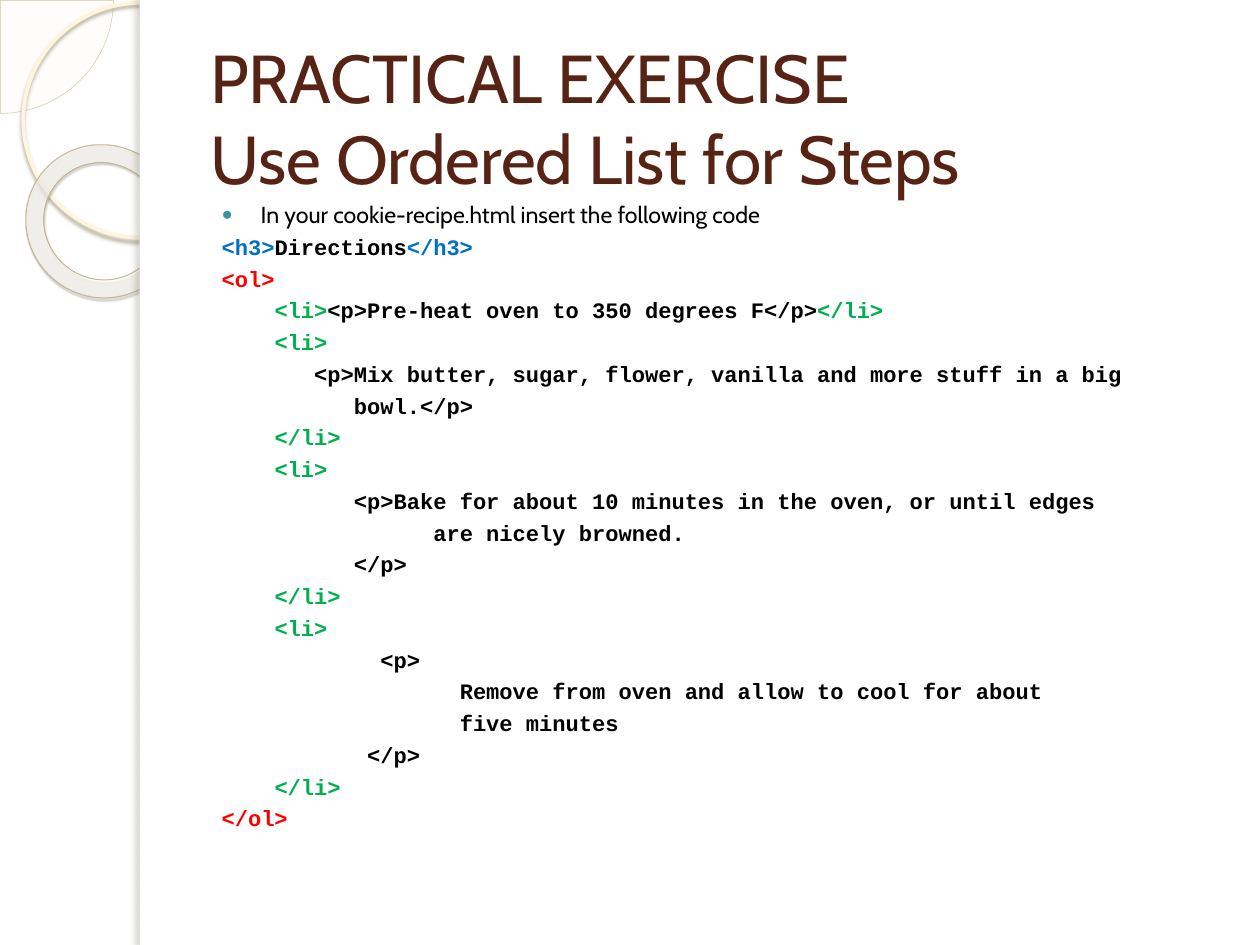
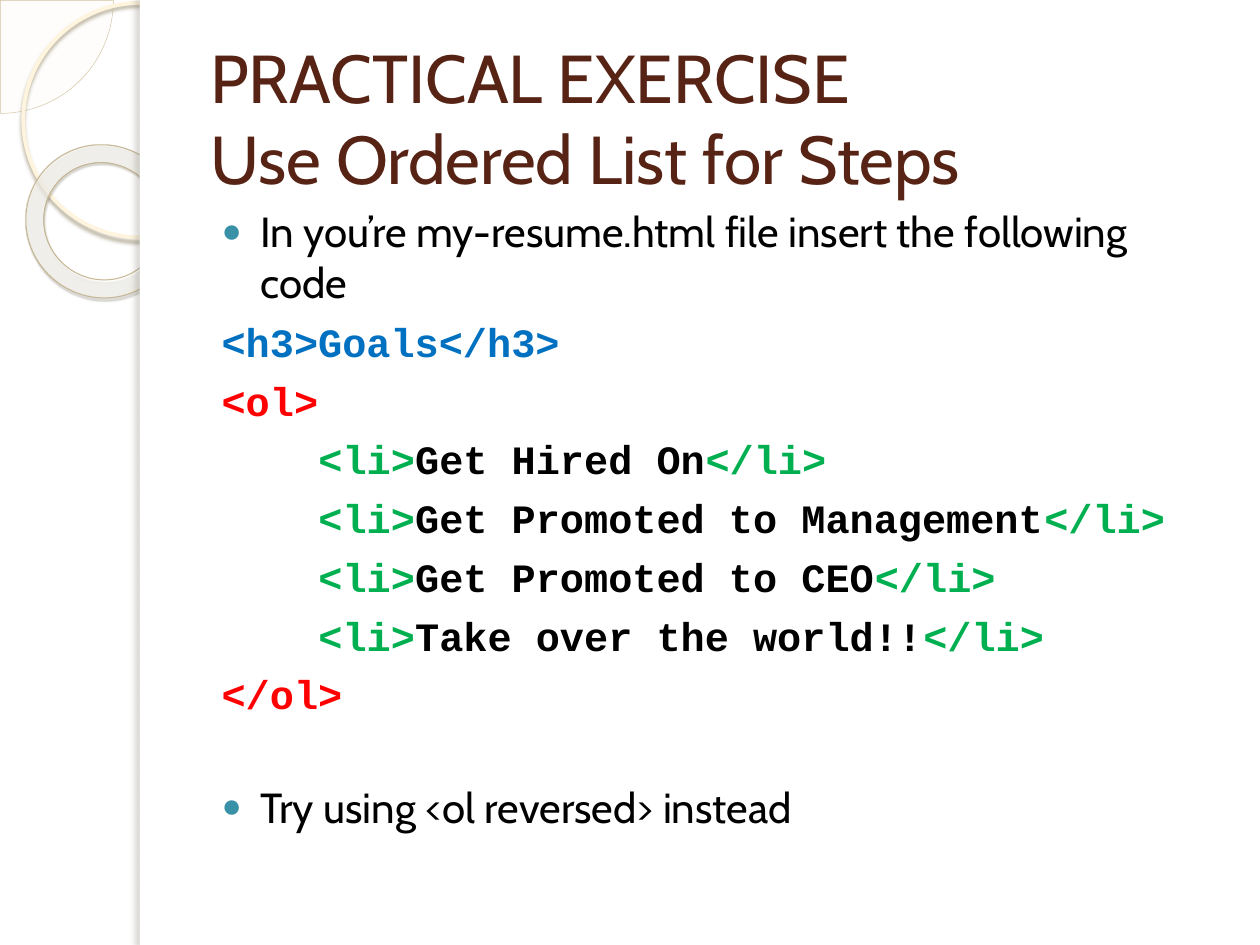
Before and after one commit to fernandozamoraj/html-tuts, a slide deck: slide 6 of Intro to Web Development Part 2 HTML Basics.pptx. Drawn at 1260x945 pixels with LibreOffice and Linux fonts; fonts in the diff are those of the drawing; background and template pictures are left out. Boxes give left, top, right and bottom in pixels: in the first picture for what was removed or moved away, otherwise in the second. Text is boxed around its words. In the diff, an @@ line names an element or a change of style, - is before the commit and + after.

```diff
--- a/Intro to Web Development Part 2 HTML Basics.pptx
+++ b/Intro to Web Development Part 2 HTML Basics.pptx
@@ text at [222,215,1128,358]: text changed; size 13.2 to 24 pt @@
-● In your cookie-recipe.html insert the following code
-<h3>Directions</h3>
+● In you’re my-resume.html file insert the following code
+<h3>Goals</h3>
@@ text at [222,387,343,710]: size 12.7 to 23 pt in "<ol>", "</ol>"; line spacing 0.8 to 1 @@
@@ text at [318,445,1165,652]: text changed; size 12.7 to 23 pt @@
-<li><p>Pre-heat oven to 350 degrees F</p></li>
-<li>
-<p>Mix butter, sugar, flower, vanilla and more stuff in a big
-bowl.</p>
-</li>
-<li>
-<p>Bake for about 10 minutes in the oven, or until edges
-are nicely browned.
-</p>
-</li>
-<li>
-<p>
-Remove from oven and allow to cool for about
-five minutes
-</p>
-</li>
+<li>Get Hired On</li>
+<li>Get Promoted to Management</li>
+<li>Get Promoted to CEO</li>
+<li>Take over the world!!</li>
@@ text at [261,791,792,833]: paragraph added @@
+● Try using <ol reversed> instead
```
Also in this commit, not shown: 1 other slide changed, 15 other files.
